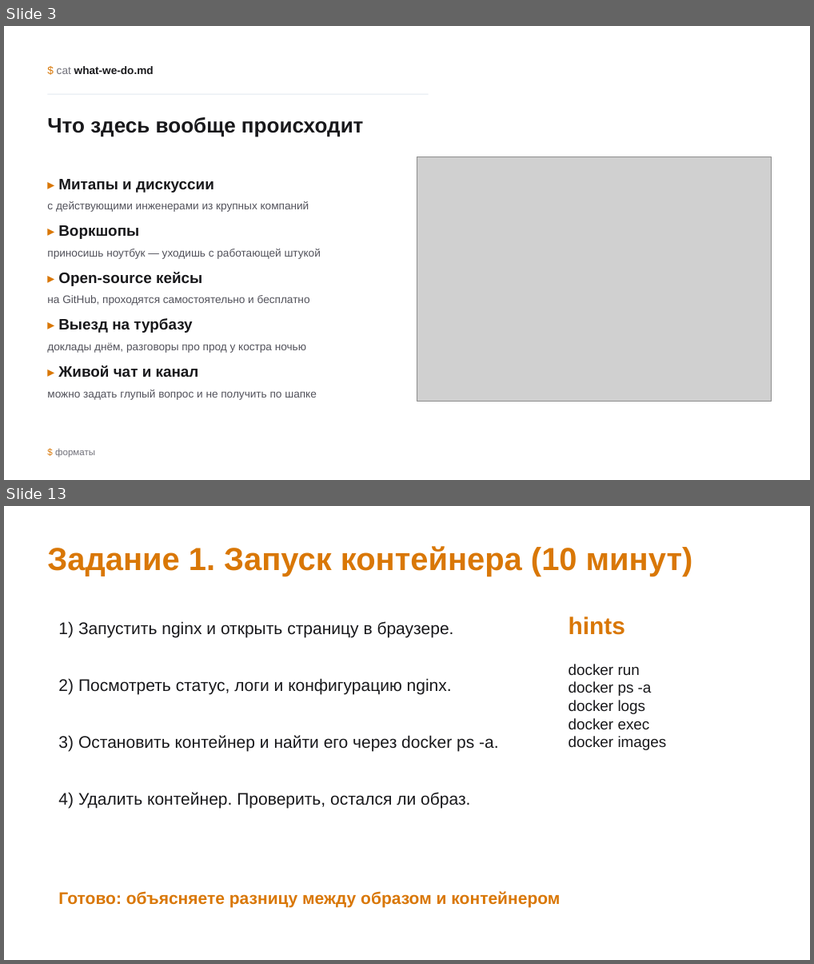
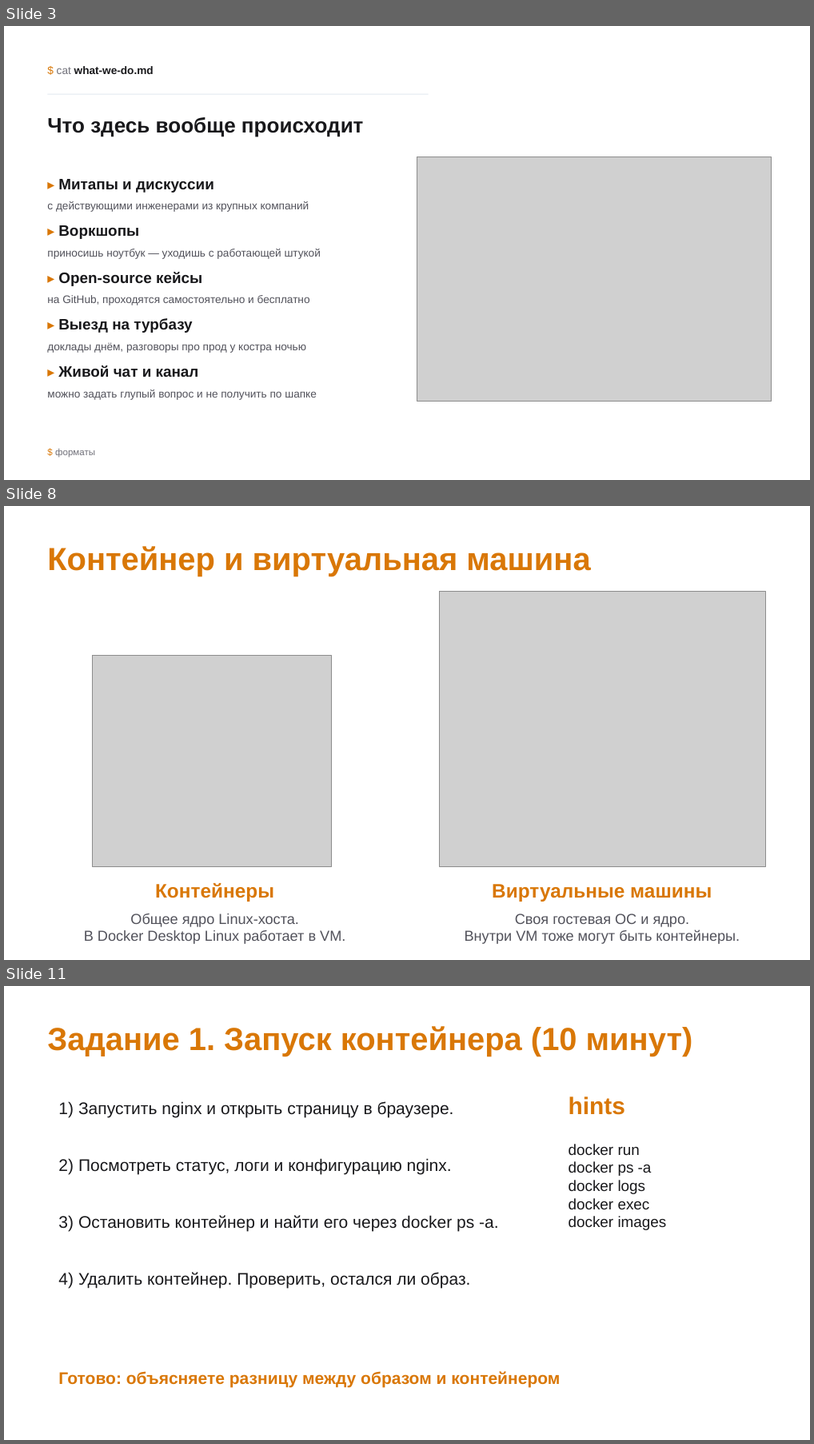
Before and after one commit to inview-club/docker-workshop, a slide deck: Клуб_DevOps_Docker_Harbor.pptx. Shown one above the other, each under a label of ours: slides 3 and 13 before the commit, slides 3, 8 and 11 after it; the slides between them are not shown. The pictures are 814x964 and 814x1444 pixels, drawn with LibreOffice and Linux fonts; fonts in the diff are those of the drawing; grey boxes stand for pictures; background and template pictures are left out. Boxes give left, top, right and bottom in pixels: in the first picture for what was removed or moved away, otherwise in the second. Text is boxed around its words. In the diff, an @@ line names an element or a change of style, - is before the commit and + after.

```diff
--- a/Клуб_DevOps_Docker_Harbor.pptx
+++ b/Клуб_DevOps_Docker_Harbor.pptx
@@ slide 8 added at bbox=[4, 506, 810, 960], background #FFFFFF @@
@@ text added at bbox=[47, 546, 590, 577], 38 pt, text #D97706, bold @@
+Контейнер и виртуальная машина
@@ picture added at bbox=[439, 592, 766, 867] @@
@@ picture added at bbox=[92, 656, 332, 867] @@
@@ text added at bbox=[155, 883, 274, 901], 23.2 pt, text #D97706, bold @@
+Контейнеры
@@ text added at bbox=[492, 884, 712, 901], 23.2 pt, text #D97706, bold @@
+Виртуальные машины
@@ text added at bbox=[84, 913, 346, 944], 17.2 pt, text #52525B @@
+Общее ядро Linux-хоста.
+В Docker Desktop Linux работает в VM.
@@ text added at bbox=[465, 913, 740, 944], 17.2 pt, text #52525B @@
+Своя гостевая ОС и ядро.
+Внутри VM тоже могут быть контейнеры.
@@ what was slide 13 is now slide 11 @@
```
Also in this commit, not shown: 18 slides changed, 4 other slides added, 5 slides removed, 6 other files.
